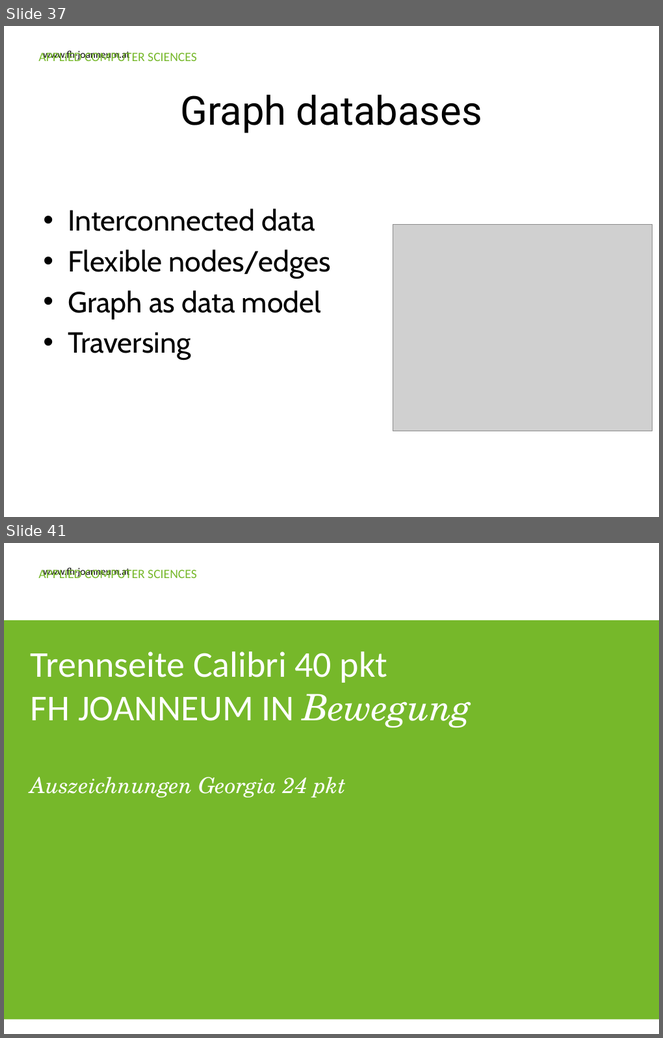
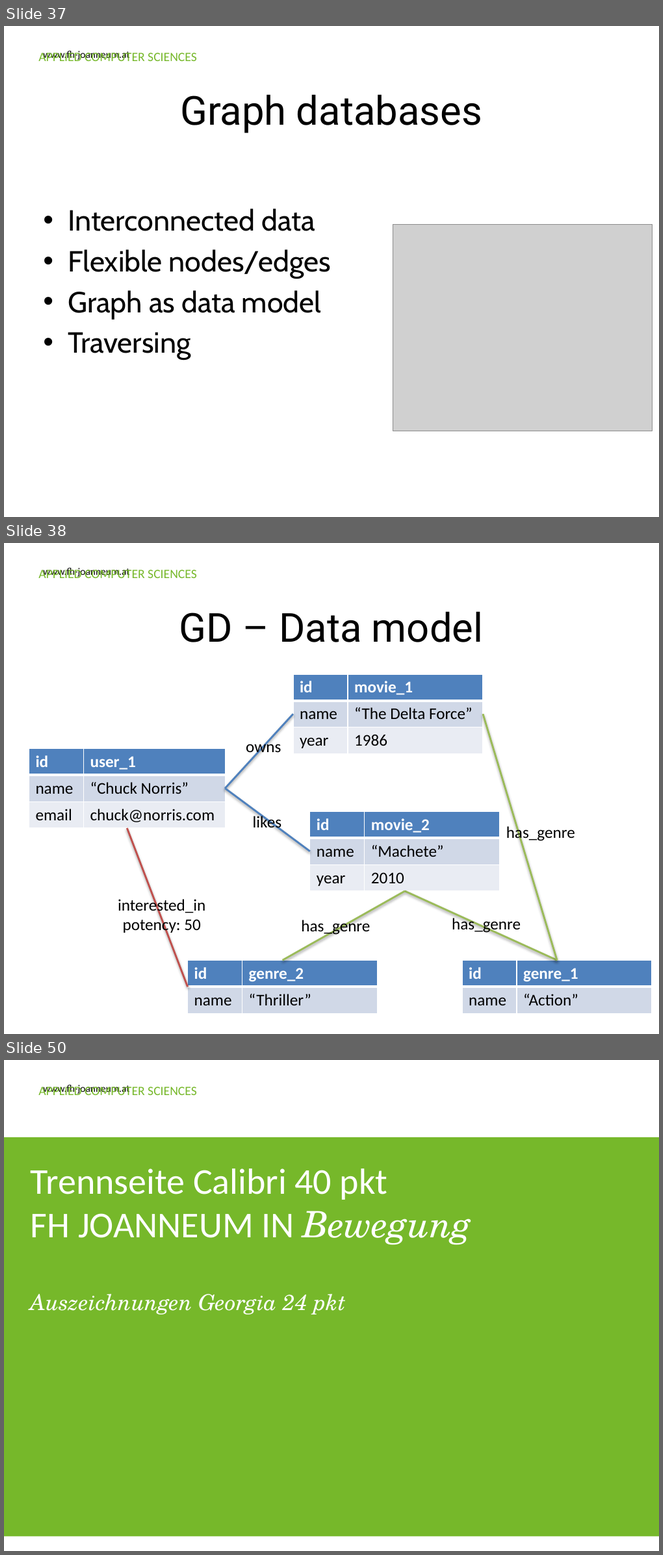
Before and after one commit to Ravenlord/guest-lecture-nosql, a slide deck: Presentation/FHJ_guest_lecture_nosql.pptx. Shown one above the other, each under a label of ours: slides 37 and 41 before the commit, slides 37, 38 and 50 after it; the slides between them are not shown. The pictures are 663x1038 and 663x1555 pixels, drawn with LibreOffice and Linux fonts; fonts in the diff are those of the drawing; grey boxes stand for pictures; background and template pictures are left out. Boxes give left, top, right and bottom in pixels: in the first picture for what was removed or moved away, otherwise in the second. Text is boxed around its words. In the diff, an @@ line names an element or a change of style, - is before the commit and + after.

```diff
--- a/Presentation/FHJ_guest_lecture_nosql.pptx
+++ b/Presentation/FHJ_guest_lecture_nosql.pptx
@@ slide 38 added at (4, 543, 659, 1034), background #FFFFFF; not listed: 2 template elements that a slide beside it also shows @@
@@ title added at (180, 611, 483, 642), 44 pt, text #000000 @@
+GD – Data model
@@ table added at (293, 674, 482, 754), 3 rows, 2 columns @@
+id | movie_1
+name | “The Delta Force”
+year | 1986
@@ line added from (226, 789) to (293, 714), #4F81BD 2 pt @@
@@ line added from (557, 960) to (483, 714), #9BBB59 2 pt @@
@@ table added at (29, 749, 225, 828), 3 rows, 2 columns @@
+id | user_1
+name | “Chuck Norris”
+email | chuck@norris.com
@@ text added at (246, 739, 281, 757), 18 pt, text #000000 @@
+owns
@@ line added from (226, 789) to (310, 852), #4F81BD 2 pt @@
@@ text added at (253, 814, 282, 832), 18 pt, text #000000 @@
+likes
@@ table added at (310, 811, 499, 891), 3 rows, 2 columns @@
+id | movie_2
+name | “Machete”
+year | 2010
@@ line added from (128, 828) to (187, 987), #C0504D 2 pt @@
@@ text added at (506, 824, 575, 842), 18 pt, text #000000 @@
+has_genre
@@ line added from (282, 960) to (405, 891), #9BBB59 2 pt @@
@@ line added from (557, 960) to (405, 891), #9BBB59 2 pt @@
@@ text added at (118, 897, 206, 934), 18 pt, text #000000 @@
+interested_in
+potency: 50
@@ text added at (301, 919, 370, 936), 18 pt, text #000000 @@
+has_genre
@@ text added at (452, 917, 521, 934), 18 pt, text #000000 @@
+has_genre
@@ table added at (187, 960, 377, 1014), 2 rows, 2 columns @@
+id | genre_2
+name | “Thriller”
@@ table added at (462, 960, 651, 1014), 2 rows, 2 columns @@
+id | genre_1
+name | “Action”
@@ what was slide 41 is now slide 50 @@
```
Also in this commit, not shown: 9 slides changed, 10 other slides added, 2 slides removed.
